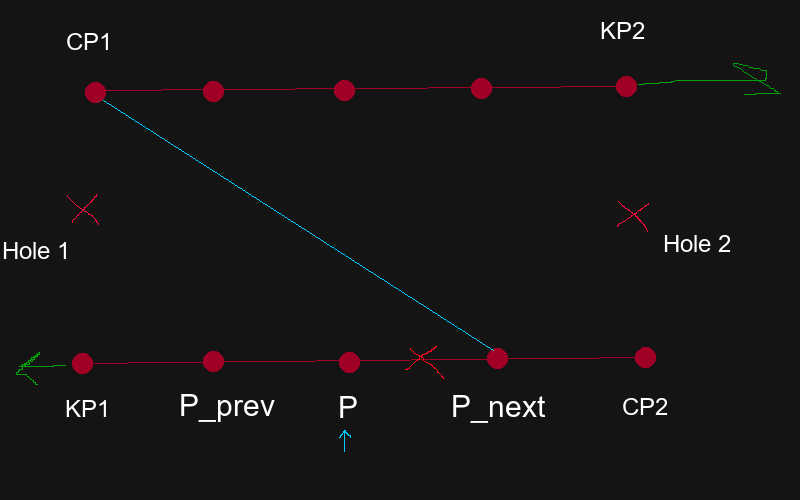
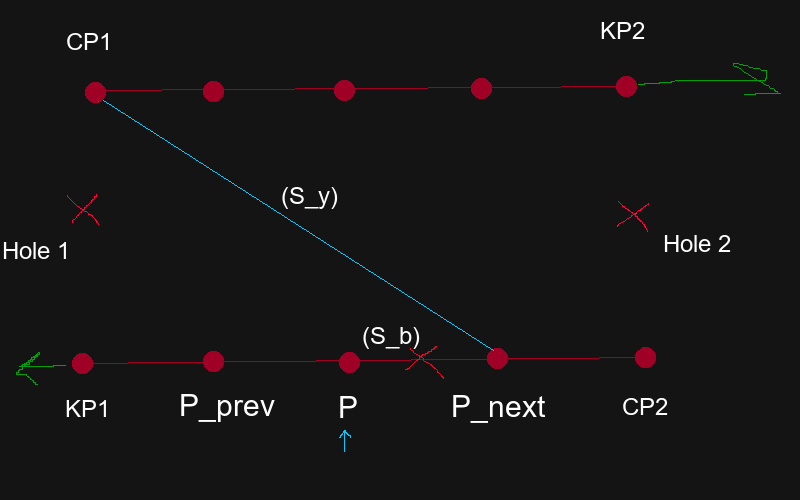
Comparing the layer stacks of the two 800 × 500 images. Changes:
added layer "(S_y) ..." above "(S_b) ..." over [282, 187, 338, 209]
added layer "(S_b) ..." above "KP1 ..." over [363, 327, 420, 349]
